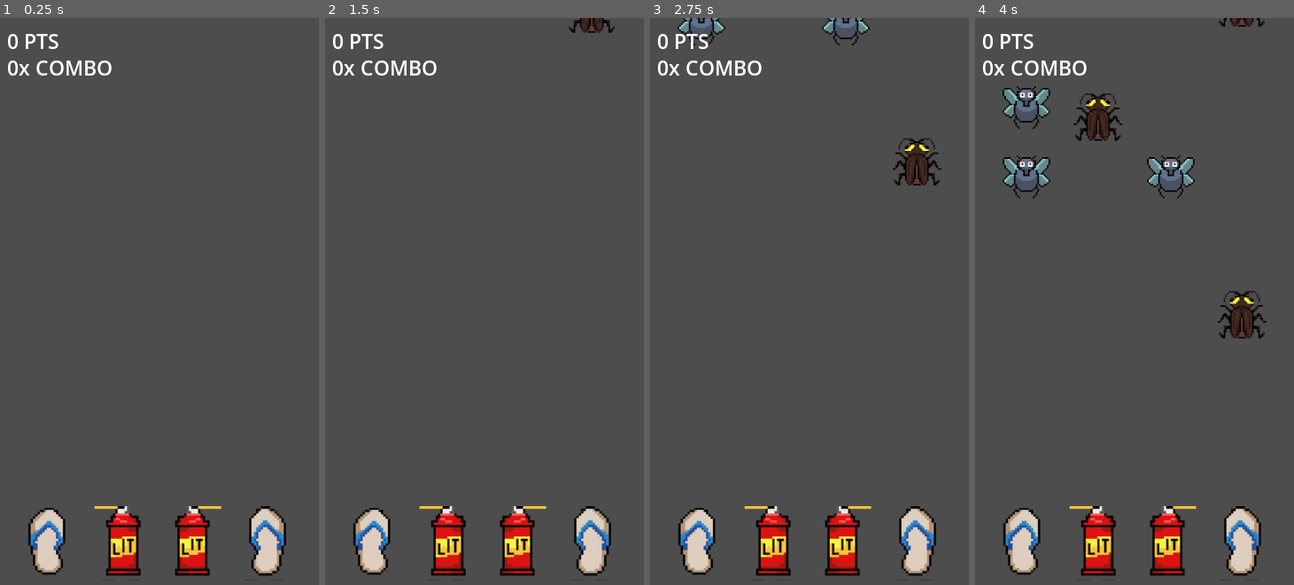
Above: before the commit, frames 1-4 (left to right).
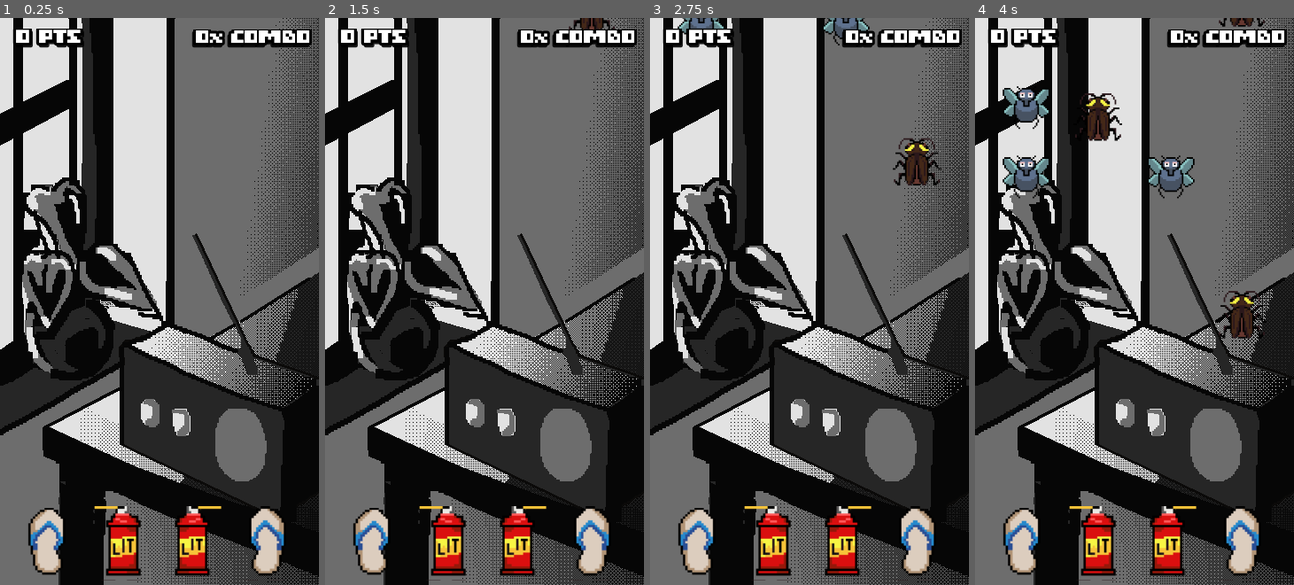
Above: after the commit, the same moments.

Repository: sravanasravana/CYHI-RP
Game: Godot game, scene res://levels/game_level.tscn
The game is run twice, just before and just after one commit, with the same random seed, the same clock (stepped at 60 frames per second) and the same inputs.
Inputs:
- Up to frame 1 (0.25 s): no input
- Up to frame 2 (1.5 s): tap Enter at 0.5 s; tap Space at 1.25 s
- Up to frame 3 (2.75 s): no input
- Up to frame 4 (4 s): no input

The runs differ from the first frame. In frame 1, 95% of the frame differs, in the area x 0-100%, y 0-100%; in frame 2, 95%; in frame 3, 94%; in frame 4, 92%.

Commit message:
added bg

Diff:
--- a/test/levels/game_level.tscn
+++ b/test/levels/game_level.tscn
@@ -1,13 +1,22 @@
-[gd_scene load_steps=3 format=3 uid="uid://cnhyam40h2pk"]
+[gd_scene load_steps=6 format=3 uid="uid://cnhyam40h2pk"]
 
+[ext_resource type="Texture2D" uid="uid://vab8r01nfhjf" path="res://art/b1g.png" id="1_d65c1"]
 [ext_resource type="PackedScene" uid="uid://c1uu3gmowp46b" path="res://objects/key_listener.tscn" id="1_qc6i3"]
 [ext_resource type="PackedScene" uid="uid://2kv6j8khfpem" path="res://levels/gameui.tscn" id="2_sklrn"]
+[ext_resource type="PackedScene" uid="uid://b5plyrbivk1ef" path="res://objects/level_editor.tscn" id="4_n0b0m"]
+
+[sub_resource type="Environment" id="Environment_d65c1"]
+background_mode = 3
+glow_enabled = true
+glow_blend_mode = 1
 
 [node name="GameLevel" type="Node2D"]
 
 [node name="Camera2D" type="Camera2D" parent="."]
 
 [node name="Bg" type="Sprite2D" parent="."]
+modulate = Color(1, 1, 1, 0.843137)
+texture = ExtResource("1_d65c1")
 
 [node name="KeyListener" parent="." instance=ExtResource("1_qc6i3")]
 position = Vector2(-122, 273)
@@ -40,3 +49,10 @@
 hit_frame = 10
 
 [node name="GAMEUI" parent="." instance=ExtResource("2_sklrn")]
+
+[node name="WorldEnvironment" type="WorldEnvironment" parent="."]
+environment = SubResource("Environment_d65c1")
+
+[node name="MusicPlayer" type="AudioStreamPlayer2D" parent="."]
+
+[node name="LevelEditor" parent="." instance=ExtResource("4_n0b0m")]
--- a/test/levels/gameui.tscn
+++ b/test/levels/gameui.tscn
@@ -1,6 +1,7 @@
-[gd_scene load_steps=2 format=3 uid="uid://2kv6j8khfpem"]
+[gd_scene load_steps=3 format=3 uid="uid://2kv6j8khfpem"]
 
 [ext_resource type="Script" uid="uid://b1bbbyf5srixi" path="res://levels/gameui.gd" id="1_853rm"]
+[ext_resource type="FontFile" uid="uid://b251dxmt802gs" path="res://art/Essentle4.otf" id="2_ll7dv"]
 
 [node name="GAMEUI" type="Control"]
 layout_mode = 3
@@ -16,17 +17,30 @@
 [node name="Score" type="RichTextLabel" parent="CanvasLayer"]
 unique_name_in_owner = true
 offset_left = 8.0
-offset_top = 10.0
+offset_top = 12.0
 offset_right = 119.0
 offset_bottom = 50.0
-theme_override_font_sizes/normal_font_size = 23
-text = "0 PTS"
+theme_override_colors/font_outline_color = Color(0, 0, 0, 1)
+theme_override_colors/font_shadow_color = Color(0, 0, 0, 0.878431)
+theme_override_constants/outline_size = 13
+theme_override_constants/shadow_offset_y = 3
+theme_override_constants/shadow_offset_x = 2
+theme_override_constants/shadow_outline_size = 9
+theme_override_fonts/normal_font = ExtResource("2_ll7dv")
+theme_override_font_sizes/normal_font_size = 21
+text = " 0 PTS"
 
 [node name="Combo" type="RichTextLabel" parent="CanvasLayer"]
 unique_name_in_owner = true
-offset_left = 8.0
-offset_top = 40.0
-offset_right = 134.0
-offset_bottom = 80.0
-theme_override_font_sizes/normal_font_size = 23
-text = "0x COMBO"
+offset_left = 211.0
+offset_top = 13.0
+offset_right = 353.0
+offset_bottom = 44.0
+theme_override_colors/font_shadow_color = Color(0, 0, 0, 0.878431)
+theme_override_constants/outline_size = 12
+theme_override_constants/shadow_offset_y = 3
+theme_override_constants/shadow_offset_x = -2
+theme_override_constants/shadow_outline_size = 9
+theme_override_fonts/normal_font = ExtResource("2_ll7dv")
+theme_override_font_sizes/normal_font_size = 20
+text = " 0x COMBO"
--- /dev/null
+++ b/test/objects/level_editor.gd
@@ -0,0 +1,16 @@
+extends Node2D
+
+
+const in_edit_mode: bool = false
+var current_level_name = "SONG 1"
+
+var level_info = {
+	"SONG 1" = {
+		"fk_times": "[[1], [2], [3], [4]]"
+	}
+}
+
+# Called when the node enters the scene tree for the first time.
+func _ready() -> void:
+	if in_edit_mode:
+		pass
--- /dev/null
+++ b/test/objects/level_editor.tscn
@@ -0,0 +1,6 @@
+[gd_scene load_steps=2 format=3 uid="uid://b5plyrbivk1ef"]
+
+[ext_resource type="Script" uid="uid://by2p7wqc45sbh" path="res://objects/level_editor.gd" id="1_gwl1q"]
+
+[node name="LevelEditor" type="Node2D"]
+script = ExtResource("1_gwl1q")
--- a/test/project.godot
+++ b/test/project.godot
@@ -47,3 +47,7 @@
 "events": [Object(InputEventKey,"resource_local_to_scene":false,"resource_name":"","device":-1,"window_id":0,"alt_press …(192 unchanged characters)…
 ]
 }
+
+[rendering]
+
+viewport/hdr_2d=true
Binary file added: test/art/b1g.png
Not shown, added: test/art/b1g.png.import
Not shown, added: test/music/game song.wav.import
Not shown, added: test/objects/level_editor.gd.uid
Not shown, added: test/music/game song.wav
